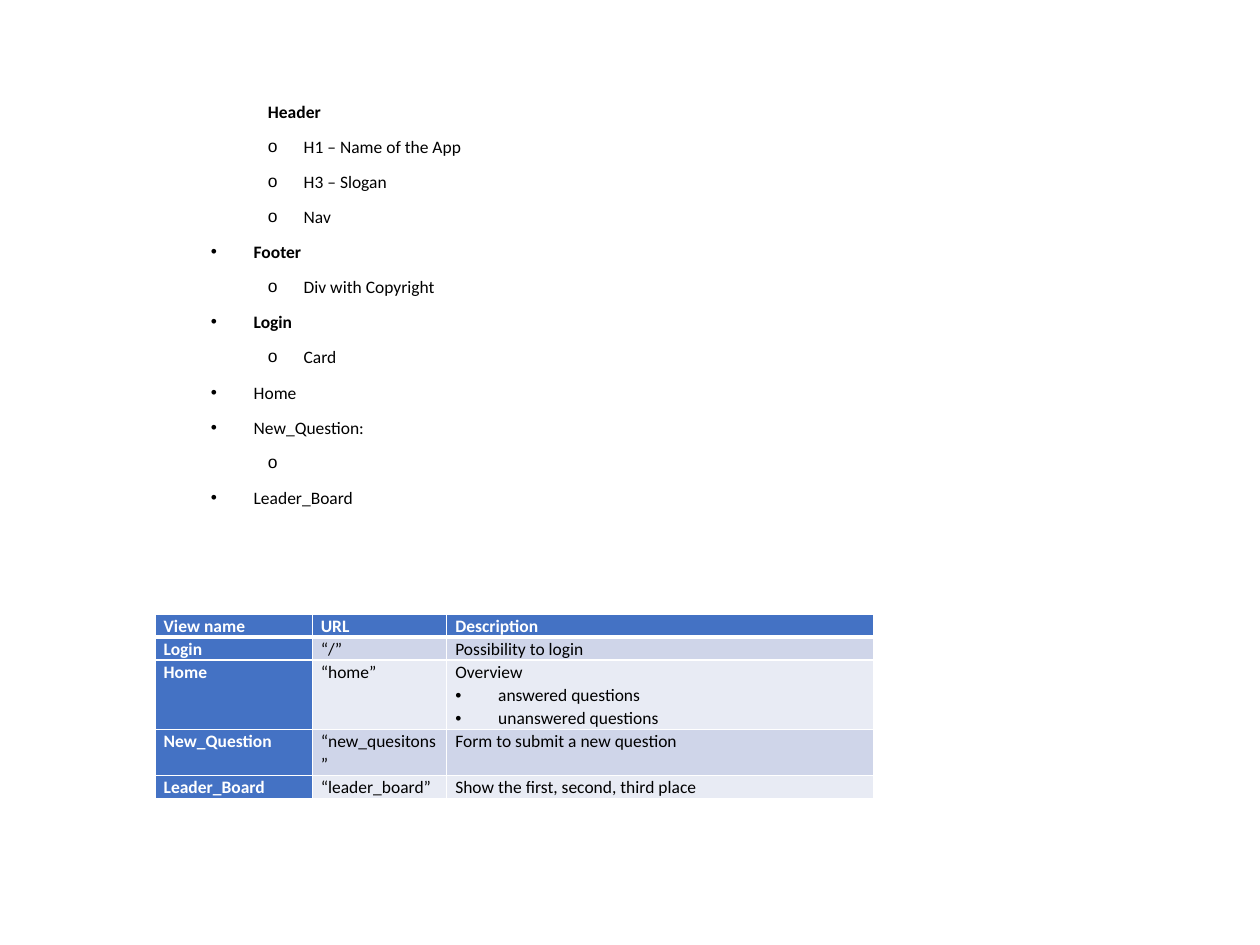
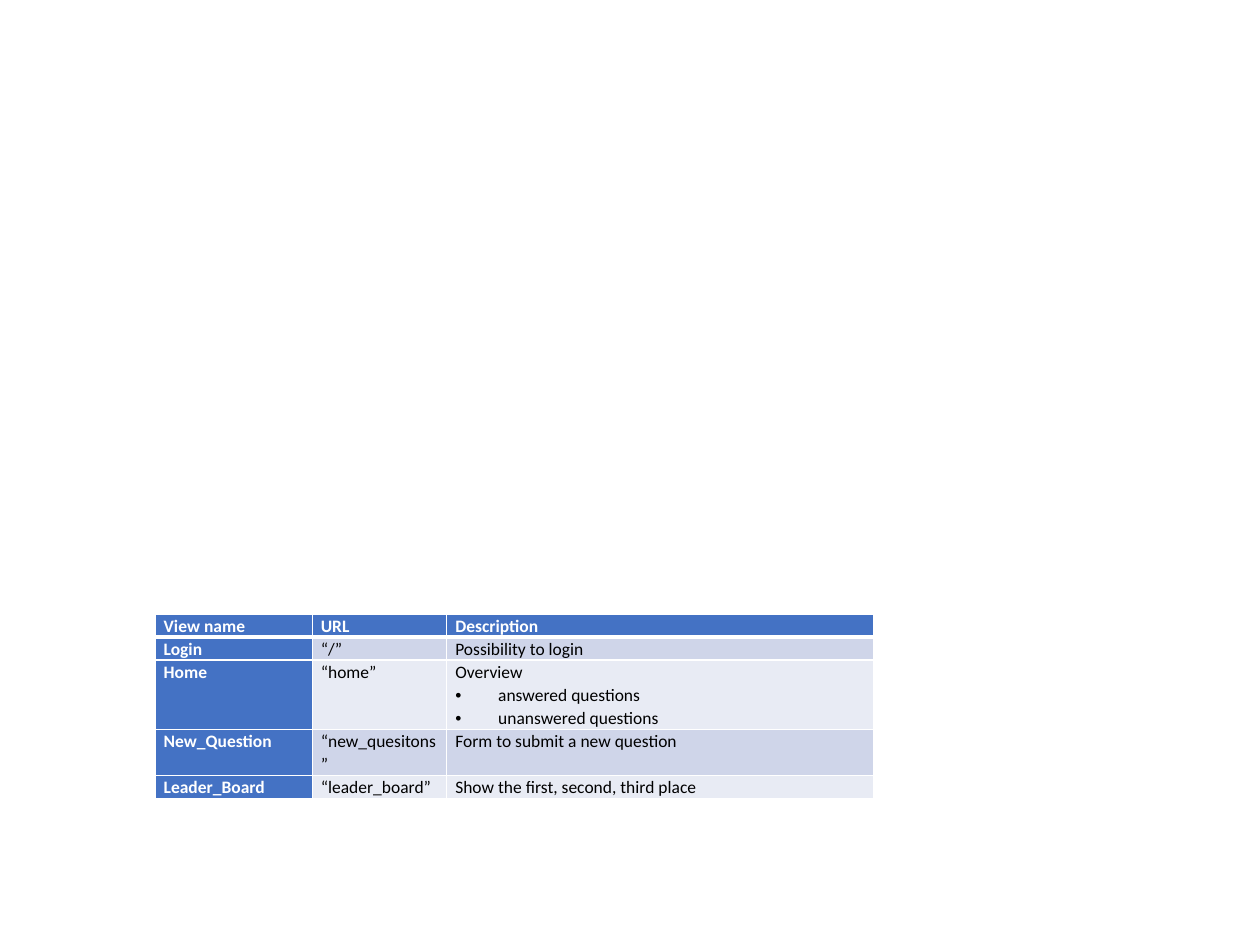
Before and after one commit to gwillig/-would-you-rather, a slide deck: slide 3 of design_architecture_v02.pptx. Drawn at 1260x945 pixels with LibreOffice and Linux fonts; fonts in the diff are those of the drawing. Boxes give left, top, right and bottom in pixels: in the first picture for what was removed or moved away, otherwise in the second. Text is boxed around its words. In the diff, an @@ line names an element or a change of style, - is before the commit and + after.

```diff
--- a/design_architecture_v02.pptx
+++ b/design_architecture_v02.pptx
@@ text removed at bbox=[254, 105, 460, 507] @@
-Header
-  o H1 – Name of the App
-  o H3 – Slogan
-  o Nav
-• Footer
-  o Div with Copyright
-• Login
-  o Card
-• Home
-• New_Question:
-• Leader_Board
```
Also in this commit, not shown: 3 other slides changed, 1 slide removed, 9 other files.
